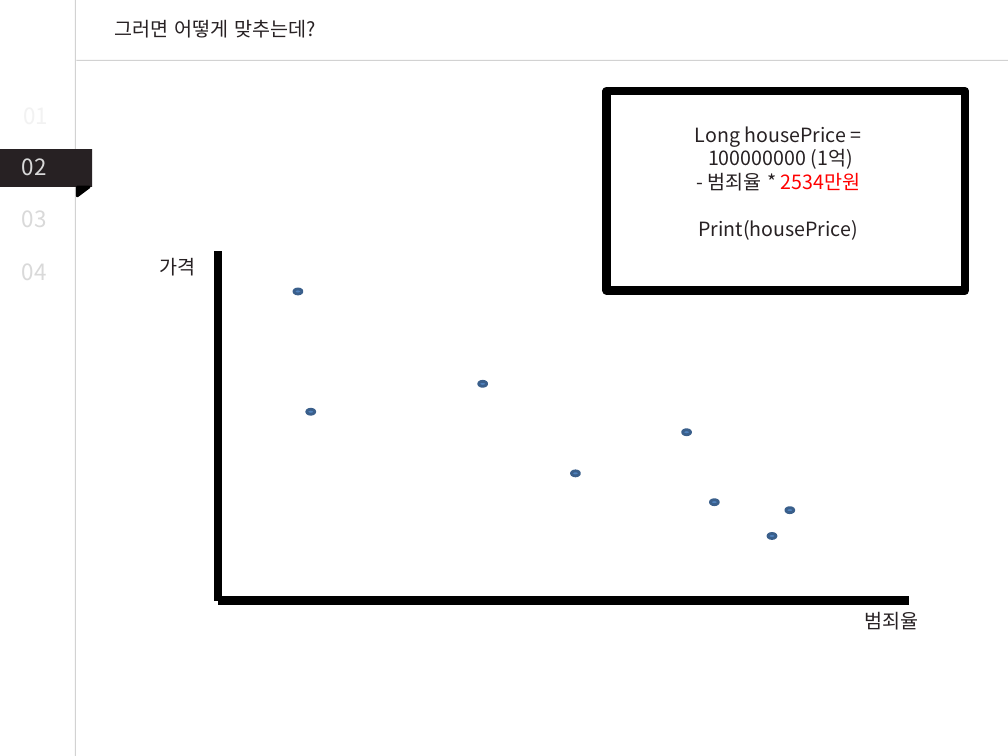
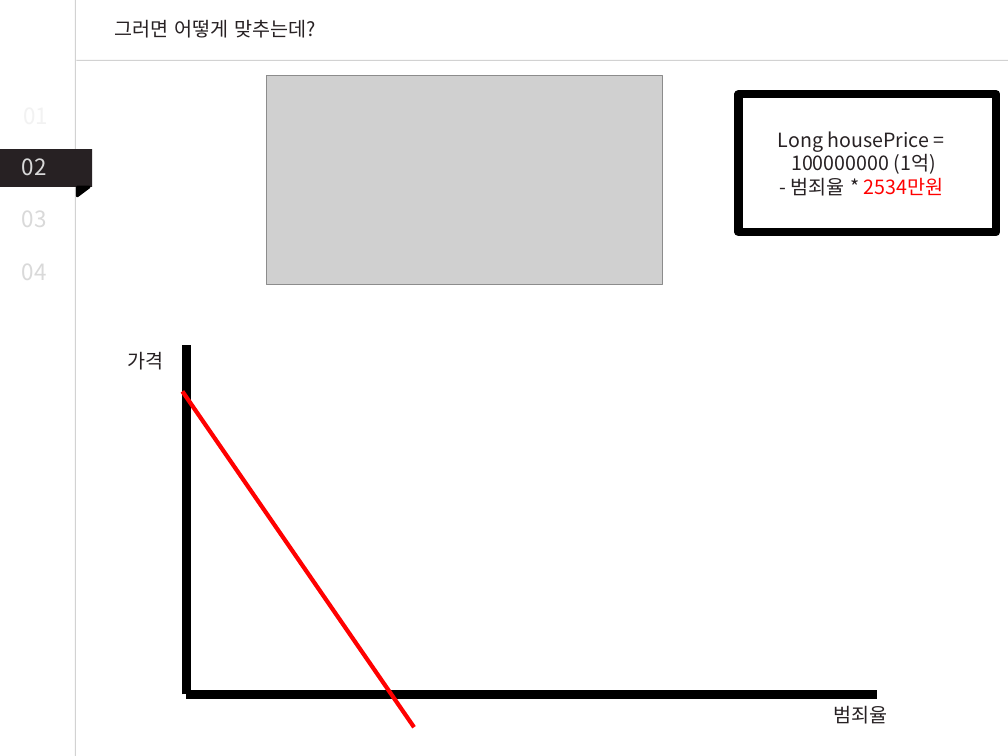
Before and after one commit to LemonDouble/TIL, a slide deck: slide 32 of study/ML_basic.pptx (slide 29 before the commit). Drawn at 1008x756 pixels with LibreOffice and Linux fonts; fonts in the diff are those of the drawing; grey boxes stand for pictures. Boxes give left, top, right and bottom in pixels: in the first picture for what was removed or moved away, otherwise in the second. Text is boxed around its words. In the diff, an @@ line names an element or a change of style, - is before the commit and + after.

```diff
--- a/study/ML_basic.pptx
+++ b/study/ML_basic.pptx
@@ picture added at bbox=[266, 76, 662, 285] @@
@@ rectangle: place and size @@
-rectangle at bbox=[607, 91, 965, 290]
+rectangle at bbox=[739, 94, 996, 232]
@@ text "Long housePrice =": place and size @@
-text "Long housePrice =" at bbox=[695, 126, 861, 240]
+text "Long housePrice =" at bbox=[778, 131, 944, 196]
@@ text at bbox=[698, 220, 858, 240]: paragraph removed @@
-Print(housePrice)
@@ ellipse removed at bbox=[294, 289, 302, 294] @@
@@ text "가격": place and size @@
-text "가격" at bbox=[159, 257, 195, 276]
+text "가격" at bbox=[128, 351, 164, 370]
@@ line moved from (219, 601) - (219, 251) to (186, 695) - (186, 345) @@
@@ ellipse removed at bbox=[479, 381, 487, 386] @@
@@ line added from (182, 391) to (414, 727), #FF0000 3 pt @@
@@ ellipse removed at bbox=[306, 409, 314, 414] @@
@@ ellipse removed at bbox=[682, 429, 690, 434] @@
@@ ellipse removed at bbox=[572, 471, 580, 476] @@
@@ ellipse removed at bbox=[711, 500, 719, 505] @@
@@ ellipse removed at bbox=[786, 508, 794, 513] @@
@@ ellipse removed at bbox=[768, 533, 776, 538] @@
@@ line moved from (219, 601) - (909, 601) to (186, 695) - (877, 695) @@
@@ text "범죄율": place and size @@
-text "범죄율" at bbox=[865, 611, 919, 630]
+text "범죄율" at bbox=[833, 705, 887, 724]
```
Also in this commit, not shown: 4 other slides changed, 2 slides added.
